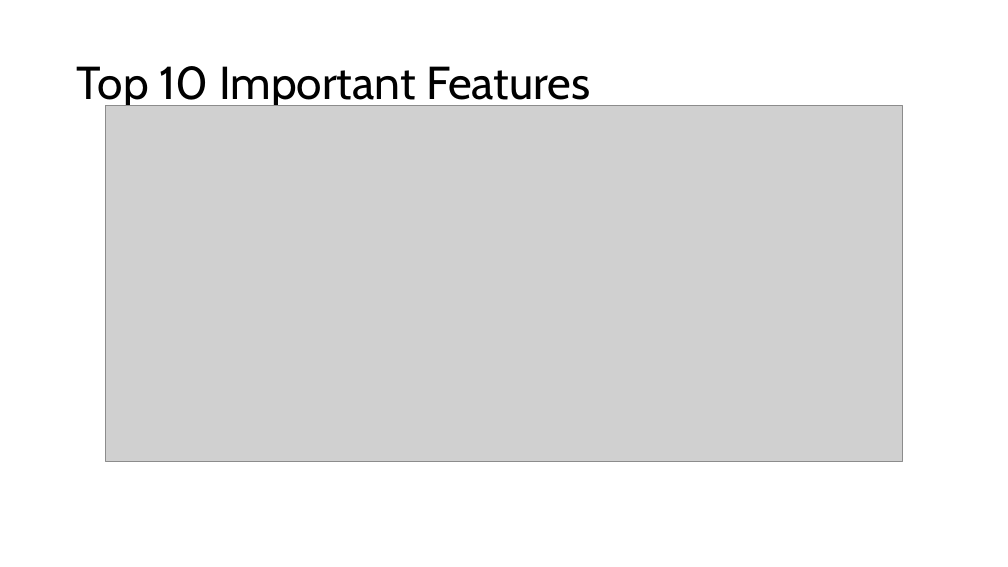
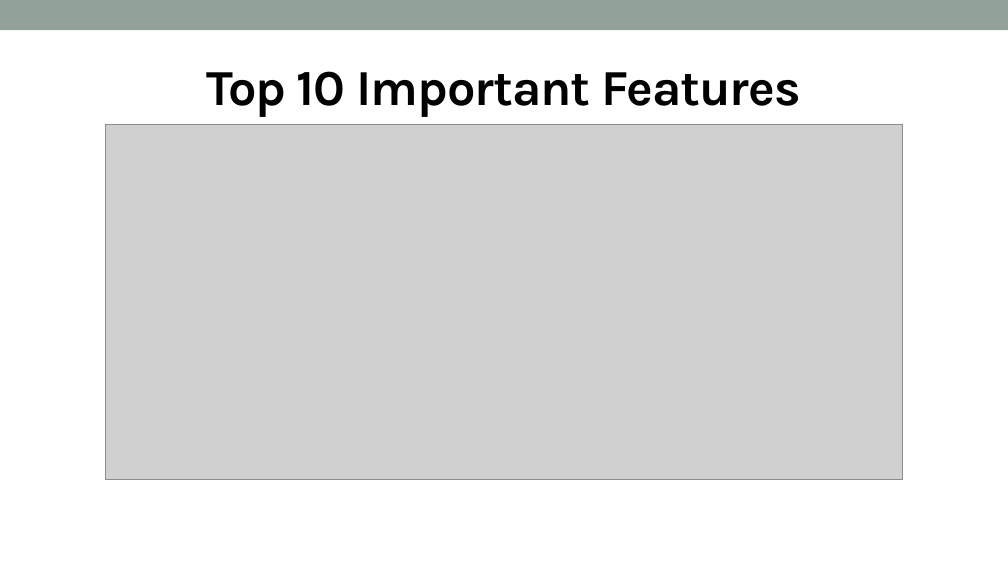
Before and after one commit to adnt01/stroke_factors_analysis, a slide deck: slide 15 of report_and_presentation/Cohort8_DS3_Presentation.pptx. Drawn at 1008x567 pixels with LibreOffice and Linux fonts; fonts in the diff are those of the drawing; grey boxes stand for pictures. Boxes give left, top, right and bottom in pixels: in the first picture for what was removed or moved away, otherwise in the second. Text is boxed around its words. In the diff, an @@ line names an element or a change of style, - is before the commit and + after.

```diff
--- a/report_and_presentation/Cohort8_DS3_Presentation.pptx
+++ b/report_and_presentation/Cohort8_DS3_Presentation.pptx
@@ rectangle added at [0, 0, 1008, 30], fill #93A299 @@
@@ title "Top 10 Important Features": place and size @@
-title "Top 10 Important Features" at [77, 66, 590, 110]
+title "Top 10 Important Features" at [207, 71, 801, 117]
@@ title "Top 10 Important Features" at [207, 71, 801, 117]: size 44 to 48 pt, font Cabin to Karla, letter spacing 0 to -1 pt, bold on; alignment left to centre; line spacing 0.9 to 1 @@
@@ picture: place and size @@
-picture at [106, 106, 903, 461]
+picture at [106, 124, 903, 479]
```
Also in this commit, not shown: 13 other slides changed, 7 slides added, 6 slides removed.
